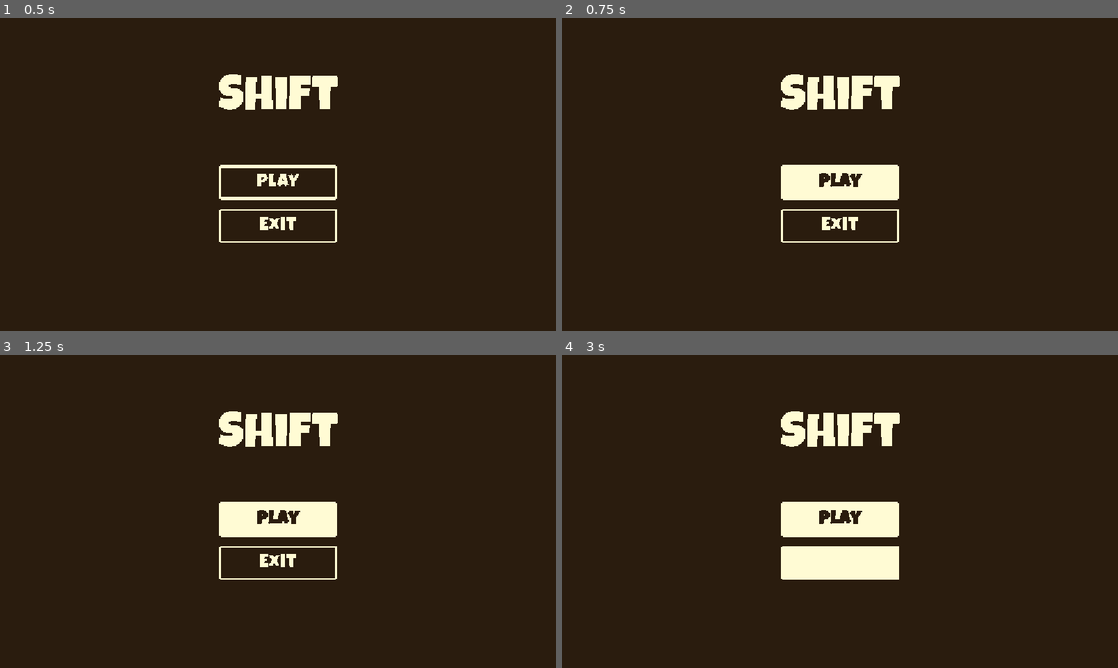
Above: before the commit, frames 1-4 (two rows, left to right).
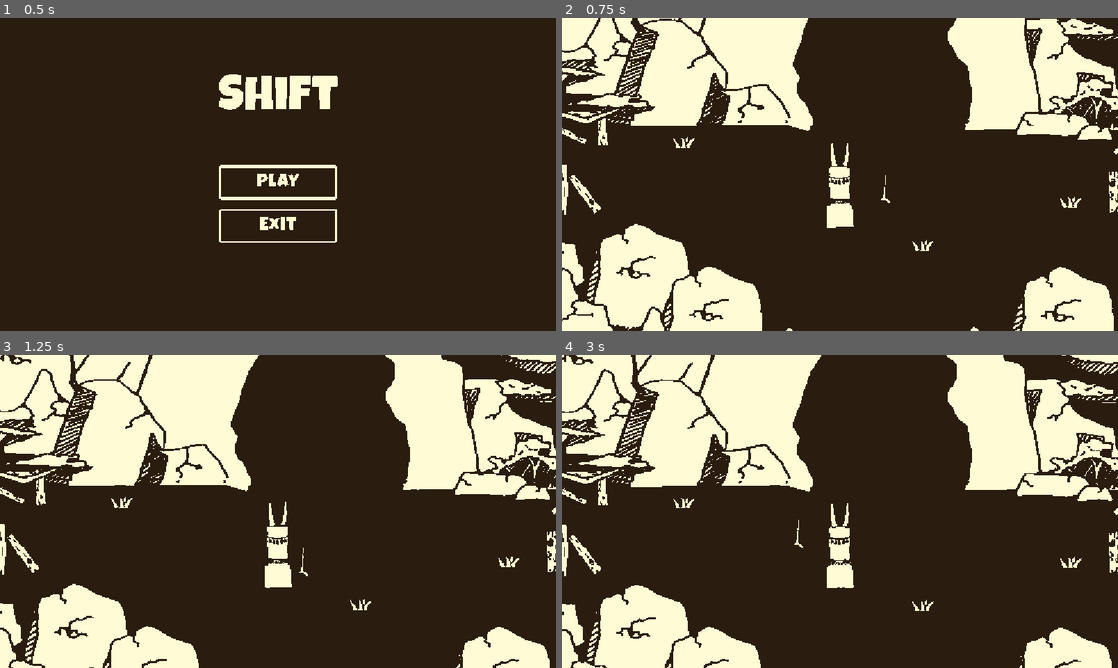
Above: after the commit, the same moments.

Repository: Szilhati-Daniel/HunJam2026-game
Game: Godot game, scene res://scenes/main_menu.tscn
The game is run twice, just before and just after one commit, with the same random seed, the same clock (stepped at 60 frames per second) and the same inputs.
Inputs (mouse positions are in pixels of both pictures, inside the frame that each line leads up to):
- Up to frame 1 (0.5 s): no input
- Up to frame 2 (0.75 s): click "Play" at 0.5 s
- Up to frame 3 (1.25 s): no input
- Up to frame 4 (3 s): click (840, 520) at 1.25 s, where only the run before the commit has a clickable "Play"; tap Enter (ui_accept) at 2, 2.27, 2.75 s; hold Right (ui_right) 2.03-2.78 s; hold Space 2.03-2.78 s; hold Down (ui_down) from 2.78 s (still down); tap E at 2.85 s

Frame 1 is identical in both runs. In frame 2, 34% of the frame differs, in the area x 0-100%, y 0-100%; in frame 3, 35%; in frame 4, 37%.
Error before the commit: Parse Error: Could not preload resource file "res://scenes/altar_scene.tscn". (res://scripts/scene_loader.gd:10)

Commit message:
Merge conflict was NOT resolved correctly

Diff:
--- a/scenes/altar_scene.tscn
+++ b/scenes/altar_scene.tscn
@@ -37,7 +37,6 @@
 [sub_resource type="BoxShape3D" id="BoxShape3D_xrivr"]
 size = Vector3(1, 5.6625977, 6.6083984)
 
-[node name="altar_scene" type="Node3D" unique_id=399075566]
 [sub_resource type="StyleBoxFlat" id="StyleBoxFlat_miw16"]
 bg_color = Color(0.16470589, 0.10980392, 0.05490196, 0.6666667)
 border_color = Color(0.8, 0.8, 0.8, 0)
